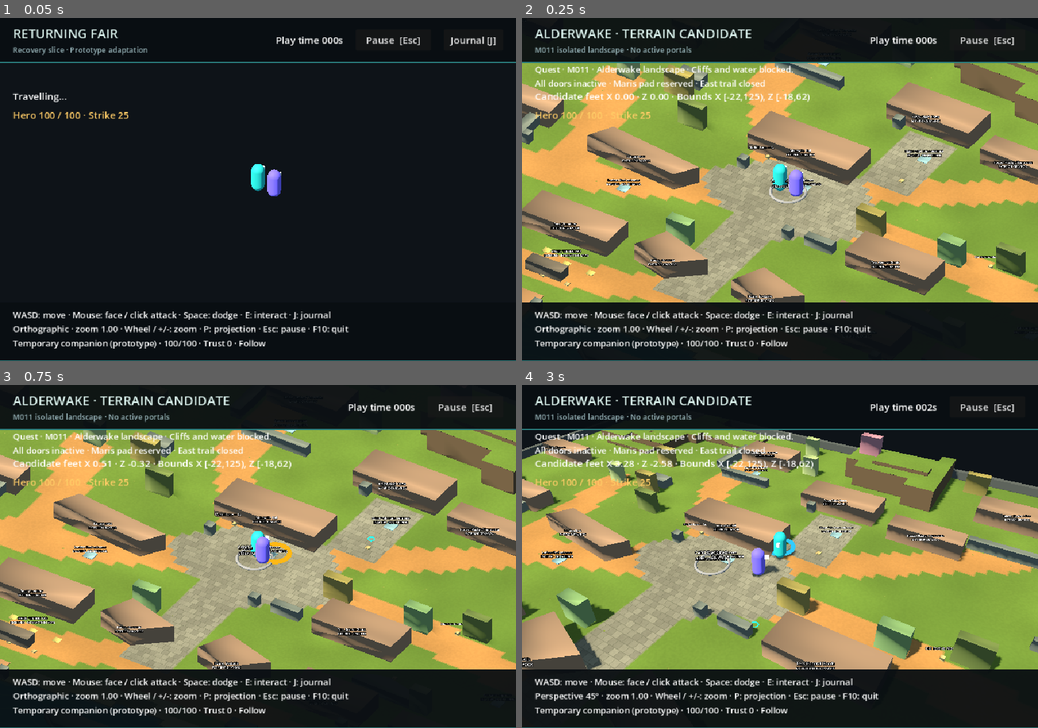
Above: before the commit, frames 1-4 (two rows, left to right).
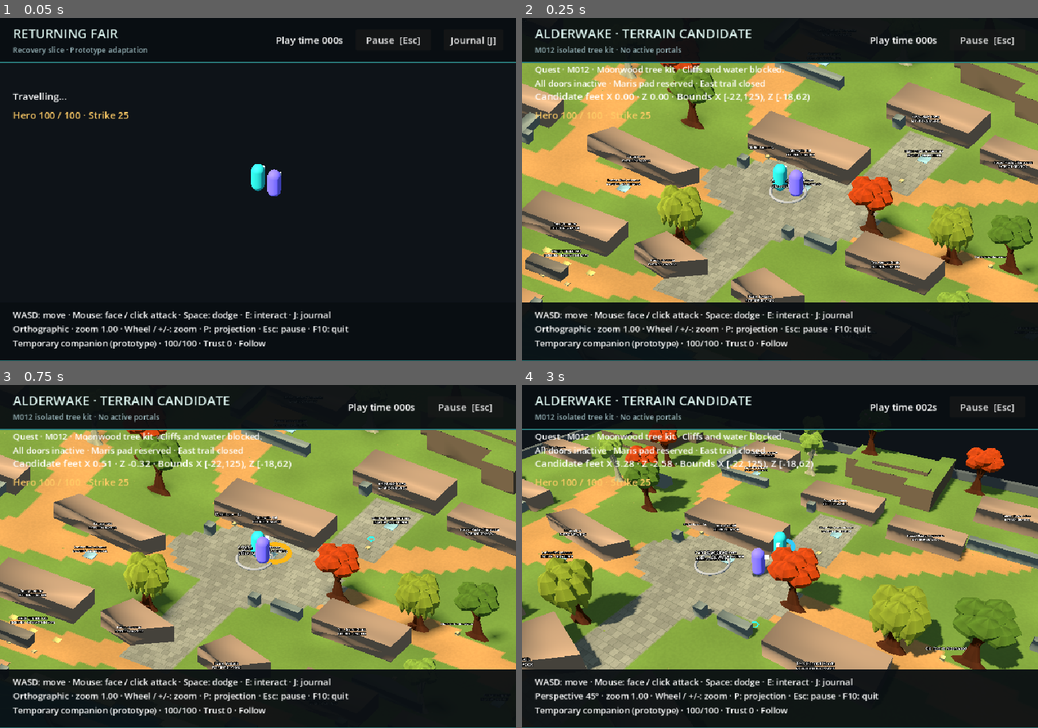
Above: after the commit, the same moments.

Repository: conejoo/game-prototype-3
Game: Godot game, scene res://tests/map_candidate.tscn
Two runs of this game, one before a commit and one after it. Both use one fixed random seed, a clock stepped at 60 frames per second and the inputs below. This scene is started directly instead of the project's main scene.
Inputs (mouse positions are in pixels of both pictures, inside the frame that each line leads up to):
- Up to frame 1 (0.05 s): no input
- Up to frame 2 (0.25 s): no input
- Up to frame 3 (0.75 s): tap Enter at 0.5 s; move the mouse to (371, 539) at 0.52 s; hold D (move_right) from 0.53 s (still down); hold E (interact) from 0.53 s (still down); click (371, 539) at 0.67 s
- Up to frame 4 (3 s): move the mouse to (676, 573) at 1.27 s; release D (move_right) at 1.28 s; release E (interact) at 1.28 s; hold S (move_back) 1.28-2.03 s; click (676, 573) at 1.35 s; tap E (interact) at 1.55, 2.3 s; move the mouse to (831, 481) at 2.02 s; hold D (move_right) 2.03-2.78 s; hold P (camera_projection) 2.03-2.78 s; move the mouse to (754, 625) at 2.77 s; hold W (move_forward) from 2.78 s (still down); tap Space (dodge) at 2.85 s; click (754, 625) at 2.92 s

Frame 1 is identical in both runs. In frame 2, 6.6% of the frame differs, in the area x 5-100%, y 8-83%; in frame 3, 6.6%; in frame 4, 12%, in the area x 3-98%, y 8-83%.

Commit message:
Implement M012 reusable Moonwood tree art kit

Diff:
--- /dev/null
+++ b/game/assets/environment/moonwood_tree_mapping.json
@@ -0,0 +1,300 @@
+{
+  "snapshot_id": "alderwake-f4630f9-m002",
+  "asset": "res://assets/environment/moonwood_tree_kit.glb",
+  "mappings": [
+    {
+      "definition_id": "alder-tree",
+      "species": "alder",
+      "size": "standard",
+      "mesh_name": "GEO-alder-standard",
+      "height_m": 3.190000057220459,
+      "triangles": 972,
+      "source_base_box_xz_m": [
+        -0.75,
+        -0.84375,
+        1.5,
+        0.71875
+      ]
+    },
+    {
+      "definition_id": "birch-tree-small",
+      "species": "birch",
+      "size": "small",
+      "mesh_name": "GEO-birch-small",
+      "height_m": 2.5899999141693115,
+      "triangles": 854,
+      "source_base_box_xz_m": [
+        -0.5,
+        -0.625,
+        0.75,
+        0.5
+      ]
+    },
+    {
+      "definition_id": "birch-tree",
+      "species": "birch",
+      "size": "standard",
+      "mesh_name": "GEO-birch-standard",
+      "height_m": 3.190000057220459,
+      "triangles": 854,
+      "source_base_box_xz_m": [
+        -0.625,
+        -0.625,
+        1.0625,
+        0.5625
+      ]
+    },
+    {
+      "definition_id": "birch-tree-large",
+      "species": "birch",
+      "size": "large",
+      "mesh_name": "GEO-birch-large",
+      "height_m": 3.740000009536743,
+      "triangles": 854,
+      "source_base_box_xz_m": [
+        -1.03125,
+        -1.15625,
+        1.84375,
+        1.0625
+      ]
+    },
+    {
+      "definition_id": "cherry-tree-small",
+      "species": "cherry",
+      "size": "small",
+      "mesh_name": "GEO-cherry-small",
+      "height_m": 2.5899999141693115,
+      "triangles": 2778,
+      "source_base_box_xz_m": [
+        -0.5,
+        -0.5625,
+        1.0,
+        0.4375
+      ]
+    },
+    {
+      "definition_id": "cherry-tree",
+      "species": "cherry",
+      "size": "standard",
+      "mesh_name": "GEO-cherry-standard",
+      "height_m": 3.190000057220459,
+      "triangles": 2778,
+      "source_base_box_xz_m": [
+        -0.75,
+        -0.78125,
+        1.5,
+        0.65625
+      ]
+    },
+    {
+      "definition_id": "cherry-tree-large",
+      "species": "cherry",
+      "size": "large",
+      "mesh_name": "GEO-cherry-large",
+      "height_m": 3.740000009536743,
+      "triangles": 2778,
+      "source_base_box_xz_m": [
+        -0.8125,
+        -1.25,
+        1.96875,
+        1.125
+      ]
+    },
+    {
+      "definition_id": "maple-tree-small",
+      "species": "maple",
+      "size": "small",
+      "mesh_name": "GEO-maple-small",
+      "height_m": 2.5899999141693115,
+      "triangles": 972,
+      "source_base_box_xz_m": [
+        -0.5,
+        -0.5625,
+        1.0,
+        0.4375
+      ]
+    },
+    {
+      "definition_id": "maple-tree",
+      "species": "maple",
+      "size": "standard",
+      "mesh_name": "GEO-maple-standard",
+      "height_m": 3.190000057220459,
+      "triangles": 972,
+      "source_base_box_xz_m": [
+        -0.75,
+        -0.6875,
+        1.5,
+        0.5625
+      ]
+    },
+    {
+      "definition_id": "maple-tree-large",
+      "species": "maple",
+      "size": "large",
+      "mesh_name": "GEO-maple-large",
+      "height_m": 3.740000009536743,
+      "triangles": 972,
+      "source_base_box_xz_m": [
+        -1.34375,
+        -0.84375,
+        2.78125,
+        0.71875
+      ]
+    },
+    {
+      "definition_id": "oak-tree-small",
+      "species": "oak",
+      "size": "small",
+      "mesh_name": "GEO-oak-small",
+      "height_m": 2.5899999141693115,
+      "triangles": 972,
+      "source_base_box_xz_m": [
+        -0.5,
+        -0.53125,
+        1.0,
+        0.40625
+      ]
+    },
+    {
+      "definition_id": "oak-tree",
+      "species": "oak",
+      "size": "standard",
+      "mesh_name": "GEO-oak-standard",
+      "height_m": 3.190000057220459,
+      "triangles": 972,
+      "source_base_box_xz_m": [
+        -0.75,
+        -0.625,
+        1.5,
+        0.5
+      ]
+    },
+    {
+      "definition_id": "oak-tree-large",
+      "species": "oak",
+      "size": "large",
+      "mesh_name": "GEO-oak-large",
+      "height_m": 3.740000009536743,
+      "triangles": 972,
+      "source_base_box_xz_m": [
+        -1.34375,
+        -1.03125,
+        3.0625,
+        0.90625
+      ]
+    },
+    {
+      "definition_id": "pine-tree-small",
+      "species": "pine",
+      "size": "small",
+      "mesh_name": "GEO-pine-small",
+      "height_m": 2.9800000190734863,
+      "triangles": 396,
+      "source_base_box_xz_m": [
+        -0.4375,
+        -0.53125,
+        1.0,
+        0.46875
+      ]
+    },
+    {
+      "definition_id": "pine-tree",
+      "species": "pine",
+      "size": "standard",
+      "mesh_name": "GEO-pine-standard",
+      "height_m": 3.430000066757202,
+      "triangles": 396,
+      "source_base_box_xz_m": [
+        -0.5,
+        -0.65625,
+        1.0625,
+        0.53125
+      ]
+    },
+    {
+      "definition_id": "pine-tree-large",
+      "species": "pine",
+      "size": "large",
+      "mesh_name": "GEO-pine-large",
+      "height_m": 3.8424999713897705,
+      "triangles": 396,
+      "source_base_box_xz_m": [
+        -1.0,
+        -0.9375,
+        1.6875,
+        0.8125
+      ]
+    },
+    {
+      "definition_id": "rowan-tree",
+      "species": "rowan",
+      "size": "standard",
+      "mesh_name": "GEO-rowan-standard",
+      "height_m": 3.190000057220459,
+      "triangles": 2402,
+      "source_base_box_xz_m": [
+        -0.5625,
+        -0.625,
+        1.125,
+        0.5625
+      ]
+    },
+    {
+      "definition_id": "spruce-tree",
+      "species": "spruce",
+      "size": "standard",
+      "mesh_name": "GEO-spruce-standard",
+      "height_m": 3.509999990463257,
+      "triangles": 480,
+      "source_base_box_xz_m": [
+        -0.625,
+        -0.78125,
+        1.25,
+        0.65625
+      ]
+    },
+    {
+      "definition_id": "willow-tree-small",
+      "species": "willow",
+      "size": "small",
+      "mesh_name": "GEO-willow-small",
+      "height_m": 2.6500000953674316,
+      "triangles": 2176,
+      "source_base_box_xz_m": [
+        -0.5,
+        -0.71875,
+        1.0,
+        0.59375
+      ]
+    },
+    {
+      "definition_id": "willow-tree",
+      "species": "willow",
+      "size": "standard",
+      "mesh_name": "GEO-willow-standard",
+      "height_m": 3.25,
+      "triangles": 2176,
+      "source_base_box_xz_m": [
+        -0.75,
+        -0.75,
+        1.40625,
+        0.625
+      ]
+    },
+    {
+      "definition_id": "willow-tree-large",
+      "species": "willow",
+      "size": "large",
+      "mesh_name": "GEO-willow-large",
+      "height_m": 3.799999952316284,
+      "triangles": 2176,
+      "source_base_box_xz_m": [
+        -1.3125,
+        -1.0,
+        2.3125,
+        0.875
+      ]
+    }
+  ]
+}
--- a/game/tests/map_candidate_root.gd
+++ b/game/tests/map_candidate_root.gd
@@ -17,15 +17,15 @@
 		actor.floor_snap_length = 0.04
 		actor.floor_contact_height = _candidate_floor_height.bind(actor)
 	ui.get_node("Screen/Header/Margin/Row/Titles/Title").text = "ALDERWAKE · TERRAIN CANDIDATE"
-	ui.location_label.text = "M011 isolated landscape · No active portals"
+	ui.location_label.text = "M012 isolated tree kit · No active portals"
 	ui.journal_button.visible = false
-	print("M011 candidate ready: ", JSON.stringify(world_host.current_location.preview_report))
+	print("M012 candidate ready: ", JSON.stringify(world_host.current_location.preview_report))
 	if "--candidate-paused" in OS.get_cmdline_user_args():
 		_set_paused(true)
 
 
 func _refresh_journal() -> void:
-	ui.show_objective("M011 · Alderwake landscape · Cliffs and water blocked.\nAll doors inactive · Maris pad reserved · East trail closed")
+	ui.show_objective("M012 · Moonwood tree kit · Cliffs and water blocked.\nAll doors inactive · Maris pad reserved · East trail closed")
 
 
 func _refresh_interaction() -> void:
--- /dev/null
+++ b/game/tests/map_tree_art_checks.gd
@@ -0,0 +1,87 @@
+extends SceneTree
+## Audit imported geometry/materials and each actual instance against pinned data.
+
+var failures: PackedStringArray = []
+
+
+func _initialize() -> void:
+	_run.call_deferred()
+
+
+func _run() -> void:
+	var game: Node3D = load("res://tests/map_candidate.tscn").instantiate()
+	if DisplayServer.get_name() == "headless":
+		push_error("Use windowed Compatibility renderer: dummy renderer does not retain MultiMesh instance transforms")
+		game.free()
+		quit(1)
+		return
+	root.add_child(game)
+	await game.world_host.transition_finished
+	await process_frame
+	await process_frame
+	var location: AlderwakeTerrainPreview = game.world_host.current_location
+	var art: AlderwakeTreeArt = location.tree_art
+	_check(art.build_errors.is_empty(), "Tree art construction errors")
+	_check(art.tree_ids.size() == 395 and art.mappings.size() == 21 and art.meshes.size() == 21, "Tree/variant/import inventory")
+	_check(art.find_children("*", "CollisionObject3D", true, false).is_empty(), "Tree art added physics")
+	var ids: Dictionary = {}
+	var triangles: int = 0
+	for definition: String in art.mappings:
+		var mapping: Dictionary = art.mappings[definition]
+		var mesh: Mesh = art.meshes[mapping.mesh_name]
+		_check(mesh.get_surface_count() == 1, "Tree mesh surface count: " + definition)
+		var arrays: Array = mesh.surface_get_arrays(0)
+		_check(not arrays[Mesh.ARRAY_COLOR].is_empty(), "Portable vertex colors missing: " + definition)
+		var material: StandardMaterial3D = mesh.surface_get_material(0)
+		_check(material != null and material.vertex_color_use_as_albedo and material.albedo_texture == null, "Tree palette import missing: " + definition)
+		_check(material.roughness > 0.85 and material.metallic == 0, "Tree material not matte: " + definition)
+		var bounds: AABB = mesh.get_aabb()
+		_check(absf(bounds.position.y) < 0.001 and absf(bounds.end.y - float(mapping.height_m)) < 0.005, "Tree up-axis/height mismatch: " + definition)
+		_check(bounds.size.y >= 2.5 and bounds.size.y <= 4.3, "Tree overhead height budget: " + definition)
+		triangles += arrays[Mesh.ARRAY_INDEX].size() / 3
+	for record: Dictionary in location.forest.prop_records:
+		if record.tree == null:
+			continue
+		var wrapper: Node3D = location.forest.get_node(NodePath(record.id))
+		var key: String = wrapper.get_meta("tree_art_batch")
+		var index: int = wrapper.get_meta("tree_art_index")
+		var batch: MultiMeshInstance3D = art.batches[key]
+		var transform: Transform3D = batch.transform * batch.multimesh.get_instance_transform(index)
+		_check(transform.origin.distance_to(wrapper.position) < 0.001 and transform.basis.is_equal_approx(wrapper.transform.basis), "Batched foot/yaw changed: " + record.id)
+		_check(wrapper.get_meta("source_record") == record and wrapper.has_node("Collision") == (record.collision != null), "Source collision/metadata changed: " + record.id)
+		_check(wrapper.get_node("VisualRoot").get_child_count() == 0, "Duplicate old tree visuals: " + record.id)
+		_check(not ids.has(key + ":" + str(index)), "Duplicate batch index")
+		ids[key + ":" + str(index)] = record.id
+		var mapping: Dictionary = art.mappings[record.definition_id]
+		# Imported bole vertices at Y0 must span the exact source catalog box.
+		var arrays: Array = batch.multimesh.mesh.surface_get_arrays(0)
+		var base: PackedVector2Array = []
+		for vertex: Vector3 in arrays[Mesh.ARRAY_VERTEX]:
+			if absf(vertex.y) < 0.001:
+				var point: Vector3 = transform * vertex
+				base.append(Vector2(point.x, point.z))
+		var physical: PackedVector2Array = AlderwakePropGrayboxes._outline(record.collision.vertices_xz_m)
+		var physical_rect: Rect2 = Rect2(physical[0], Vector2.ZERO)
+		var art_rect: Rect2 = Rect2(base[0], Vector2.ZERO)
+		for point: Vector2 in physical:
+			physical_rect = physical_rect.expand(point)
+		for point: Vector2 in base:
+			art_rect = art_rect.expand(point)
+		# Octagonal bole root corners are inset, preserving source bbox extents.
+		_check(art_rect.position.distance_to(physical_rect.position) < 0.10 and art_rect.end.distance_to(physical_rect.end) < 0.10, "Trunk visual/collision disagreement: " + record.id)
+		_check(mapping.species == record.tree.species and mapping.size == record.tree.size, "Tree identity lost")
+	var report: Dictionary = {"trees": ids.size(), "variants": art.mappings.size(), "batches": art.batches.size(), "kit_triangles": triangles, "failures": failures}
+	var file: FileAccess = FileAccess.open("res://../docs/evidence/M012/tree-report.json", FileAccess.WRITE)
+	file.store_string(JSON.stringify(report, "\t") + "\n")
+	print("M012 tree report: ", JSON.stringify(report))
+	game.queue_free()
+	await process_frame
+	for failure: String in failures:
+		push_error(failure)
+	print("M012 map_tree_art_checks ", "PASS" if failures.is_empty() else "FAIL")
+	quit(0 if failures.is_empty() else 1)
+
+
+func _check(condition: bool, message: String) -> void:
+	if not condition and not failures.has(message):
+		failures.append(message)
--- a/game/world/map_candidate/terrain_preview.gd
+++ b/game/world/map_candidate/terrain_preview.gd
@@ -25,6 +25,7 @@
 var construction_usec: int = 0
 var navigation_report: Dictionary = {}
 var landscape: AlderwakeLandscapeMaterials
+var tree_art: AlderwakeTreeArt
 
 
 func _init() -> void:
@@ -84,6 +85,10 @@
 	forest.build(layout)
 	add_child(forest)
 	build_errors.append_array(forest.build_errors)
+	tree_art = AlderwakeTreeArt.new()
+	tree_art.build(forest)
+	add_child(tree_art)
+	build_errors.append_array(tree_art.build_errors)
 	var spawns: Node3D = Node3D.new()
 	spawns.name = "Spawns"
 	add_child(spawns)
@@ -95,7 +100,8 @@
 	preview_report["forest"] = {"props": forest.prop_records.size(), "species": forest.species_counts, "sizes": forest.size_counts, "blocking_footprints": forest.footprints.size(), "markers": forest.marker_records.size(), "inert_data_records": forest.inert_records.size()}
 	preview_report["elevation"] = {"cells": elevation.levels.size(), "ramps": elevation.slopes.size(), "cliffs": elevation.cliffs.size(), "height_per_level_m": 0.25}
 	preview_report["landscape"] = {"semantic_mask_size": [294, 160], "world_space_materials": true, "water_vertex_motion": false, "runtime_source_images_reused": 0}
-	preview_report["limits"] = "M011 landscape; prop/landmark art M012-M014; all portals/interactions inactive. Routines/resources/NPCs/zones/activities retained data only."
+	preview_report["tree_art"] = {"tree_ids": tree_art.tree_ids.size(), "kit_variants": tree_art.mappings.size(), "spatial_batches": tree_art.batches.size(), "chunk_size_m": AlderwakeTreeArt.CHUNK_SIZE}
+	preview_report["limits"] = "M012 tree kit; town/landmark art M013-M014; all portals/interactions inactive. Routines/resources/NPCs/zones/activities retained data only."
 	construction_usec = Time.get_ticks_usec() - started
 
 
--- /dev/null
+++ b/game/world/map_candidate/tree_art.gd
@@ -0,0 +1,80 @@
+class_name AlderwakeTreeArt
+extends Node3D
+## Appearance only. Source wrappers retain identity/feet/physics independently.
+
+const KIT: PackedScene = preload("res://assets/environment/moonwood_tree_kit.glb")
+const MAPPING_PATH: String = "res://assets/environment/moonwood_tree_mapping.json"
+const CHUNK_SIZE: float = 32.0
+var build_errors: PackedStringArray = []
+var mappings: Dictionary[String, Dictionary] = {}
+var meshes: Dictionary[String, Mesh] = {}
+var batches: Dictionary[String, MultiMeshInstance3D] = {}
+var tree_ids: PackedStringArray = []
+
+
+func build(population: AlderwakeForestPopulation) -> void:
+	name = "TreeArtBatches"
+	var parsed: Variant = JSON.parse_string(FileAccess.get_file_as_string(MAPPING_PATH))
+	if not parsed is Dictionary or parsed.get("snapshot_id") != "alderwake-f4630f9-m002":
+		build_errors.append("Tree mapping missing or wrong snapshot")
+		return
+	var kit: Node3D = KIT.instantiate()
+	for visual: Node in kit.find_children("*", "MeshInstance3D", true, false):
+		# Godot importer can place glTF materials on the instance rather than
+		# the mesh. MultiMesh has no per-surface instance overrides.
+		var mesh: ArrayMesh = visual.mesh.duplicate()
+		for surface: int in range(mesh.get_surface_count()):
+			var material: StandardMaterial3D = visual.get_active_material(surface).duplicate()
+			# This Godot import leaves COLOR_0 disabled on its shared material.
+			# Enable the exported palette explicitly on our local art resource.
+			material.vertex_color_use_as_albedo = true
+			mesh.surface_set_material(surface, material)
+		meshes[str(visual.name)] = mesh
+	for record: Dictionary in parsed.mappings:
+		if mappings.has(record.definition_id) or not meshes.has(record.mesh_name):
+			build_errors.append("Tree mapping duplicate or missing mesh: " + record.definition_id)
+			continue
+		mappings[record.definition_id] = record
+	kit.free()
+	var grouped: Dictionary[String, Array] = {}
+	for record: Dictionary in population.prop_records:
+		if record.tree == null:
+			continue
+		var mapping: Dictionary = mappings.get(record.definition_id, {})
+		if mapping.is_empty() or mapping.species != record.tree.species or mapping.size != record.tree.size:
+			build_errors.append("Unmapped tree: " + record.id)
+			continue
+		var wrapper: Node3D = population.get_node(NodePath(record.id))
+		var chunk: Vector2i = Vector2i(floori(wrapper.position.x / CHUNK_SIZE), floori(wrapper.position.z / CHUNK_SIZE))
+		var key: String = "%s--%d--%d" % [record.definition_id, chunk.x, chunk.y]
+		if not grouped.has(key):
+			grouped[key] = []
+		grouped[key].append(wrapper)
+		tree_ids.append(record.id)
+		wrapper.set_meta("tree_art_definition", record.definition_id)
+		wrapper.set_meta("tree_art_mesh", mapping.mesh_name)
+		wrapper.set_meta("tree_art_batch", key)
+		wrapper.set_meta("tree_art_index", grouped[key].size() - 1)
+		# Remove only old tree art, never its sibling source polygon body.
+		var visual_root: Node3D = wrapper.get_node("VisualRoot")
+		for child: Node in visual_root.get_children():
+			visual_root.remove_child(child)
+			child.free()
+		visual_root.set_meta("batched_tree_art", key)
+	for key: String in grouped:
+		var wrappers: Array = grouped[key]
+		var definition: String = wrappers[0].get_meta("tree_art_definition")
+		var batch: MultiMeshInstance3D = MultiMeshInstance3D.new()
+		batch.name = key
+		batch.multimesh = MultiMesh.new()
+		batch.multimesh.transform_format = MultiMesh.TRANSFORM_3D
+		batch.multimesh.mesh = meshes[mappings[definition].mesh_name]
+		batch.multimesh.instance_count = wrappers.size()
+		# Chunk-local transforms keep culling bounds small; no random placement/yaw.
+		batch.position = Vector3(floorf(wrappers[0].position.x / CHUNK_SIZE) * CHUNK_SIZE, 0, floorf(wrappers[0].position.z / CHUNK_SIZE) * CHUNK_SIZE)
+		for index: int in range(wrappers.size()):
+			var transform: Transform3D = wrappers[index].transform
+			transform.origin -= batch.position
+			batch.multimesh.set_instance_transform(index, transform)
+		add_child(batch)
+		batches[key] = batch
Binary file added: game/assets/environment/moonwood_tree_kit.glb
Not shown, added: game/assets/environment/moonwood_tree_kit.glb.import
Not shown, added: game/tests/map_tree_art_checks.gd.uid
Not shown, added: game/world/map_candidate/tree_art.gd.uid
Not shown, added: art/source/moonwood_tree_kit.blend
Not shown, changed: docs/map-migration/CHECKLIST.md
Not shown, changed: docs/map-migration/CURRENT_STATE.md
Not shown, changed: tools/map_migration/CANDIDATE.md
Not shown, added: tools/map_migration/build_tree_kit.py
